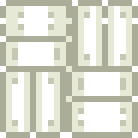
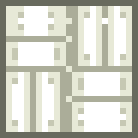
The second 138×138 image is a revision of the first. Changes to its layers:
added layer "Layer 3" above "Layer 1" over [0, 0, 138, 138]
painted on "Layer 0" over [0, 0, 138, 138]
